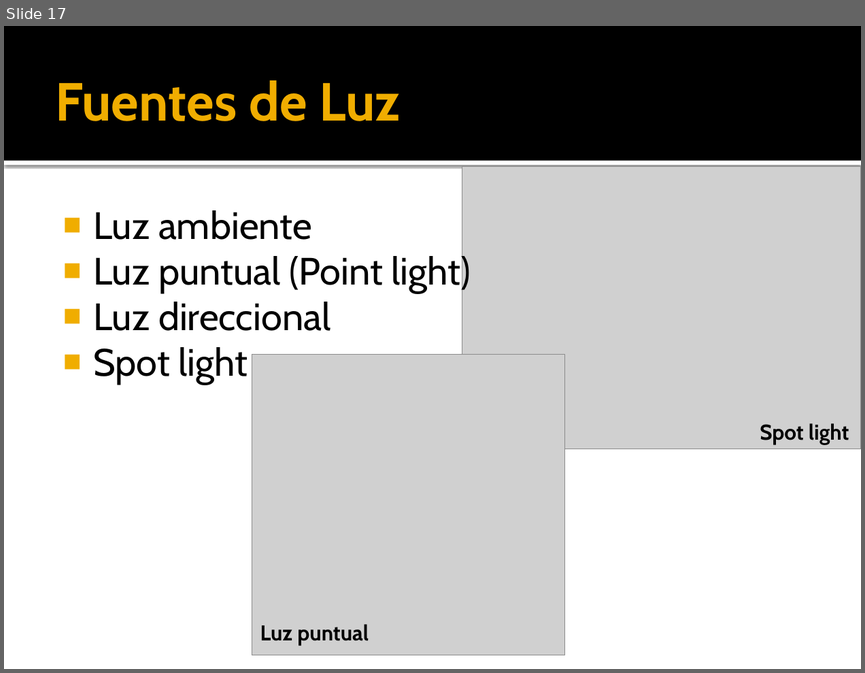
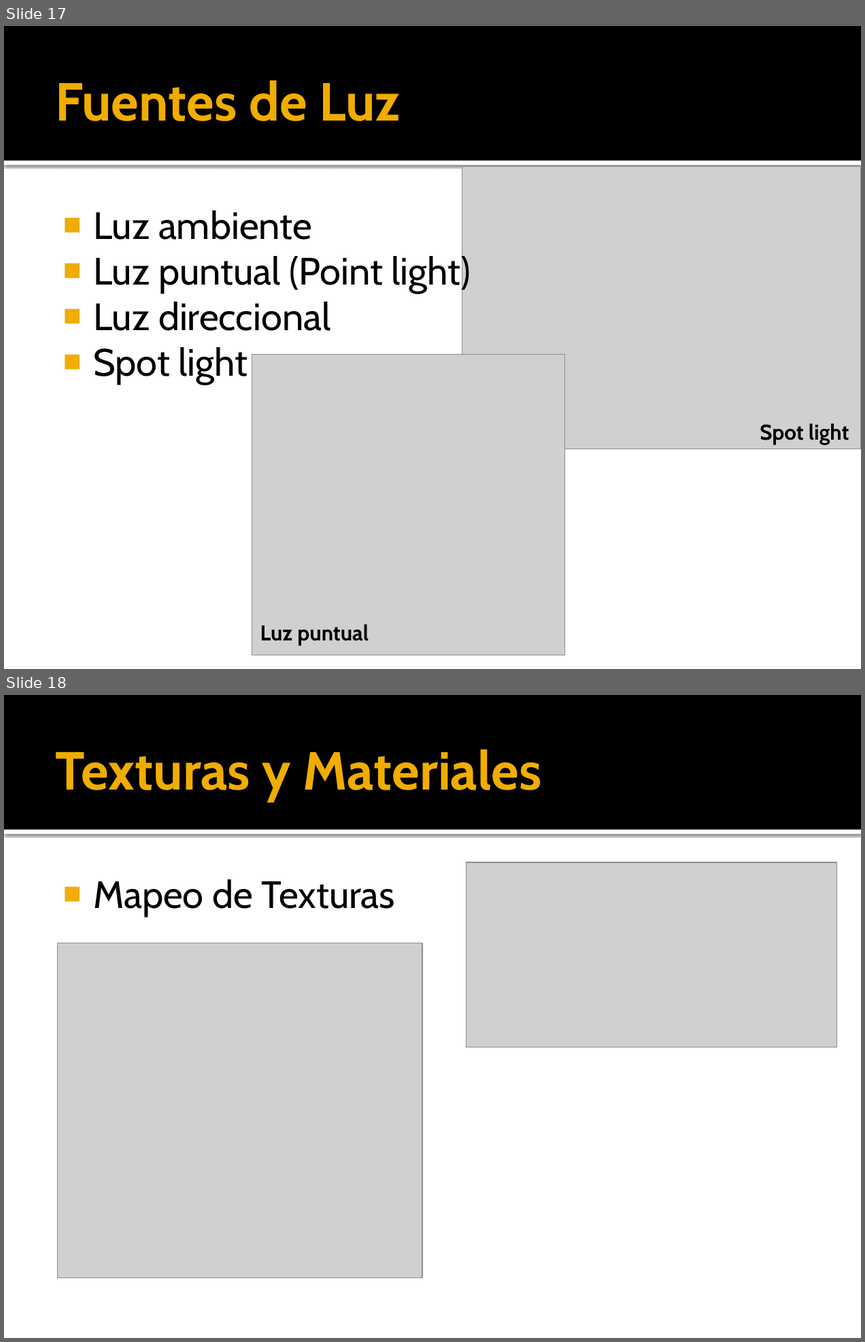
Before and after one commit to kringol/java3dengine, a slide deck: teoria/j3dEngine_chapter2.pptx. Shown one above the other, each under a label of ours: slide 17 before the commit, slides 17 and 18 after it. The pictures are 865x673 and 865x1342 pixels, drawn with LibreOffice and Linux fonts; fonts in the diff are those of the drawing; grey boxes stand for pictures. Boxes give left, top, right and bottom in pixels: in the first picture for what was removed or moved away, otherwise in the second. Text is boxed around its words. In the diff, an @@ line names an element or a change of style, - is before the commit and + after.

```diff
--- a/teoria/j3dEngine_chapter2.pptx
+++ b/teoria/j3dEngine_chapter2.pptx
@@ slide 18 added at [4,695,861,1338], background #FFFFFF; not listed: 2 template elements that a slide beside it also shows @@
@@ title added at [56,749,542,801], 45 pt, text #F0AD00, bold @@
+Texturas y Materiales
@@ picture added at [466,862,837,1047] @@
@@ text added at [93,879,395,916], 32 pt, text #000000 @@
+■ Mapeo de Texturas
@@ picture added at [57,943,422,1278] @@
```
Also in this commit, not shown: 1 slide changed, 4 other files.
